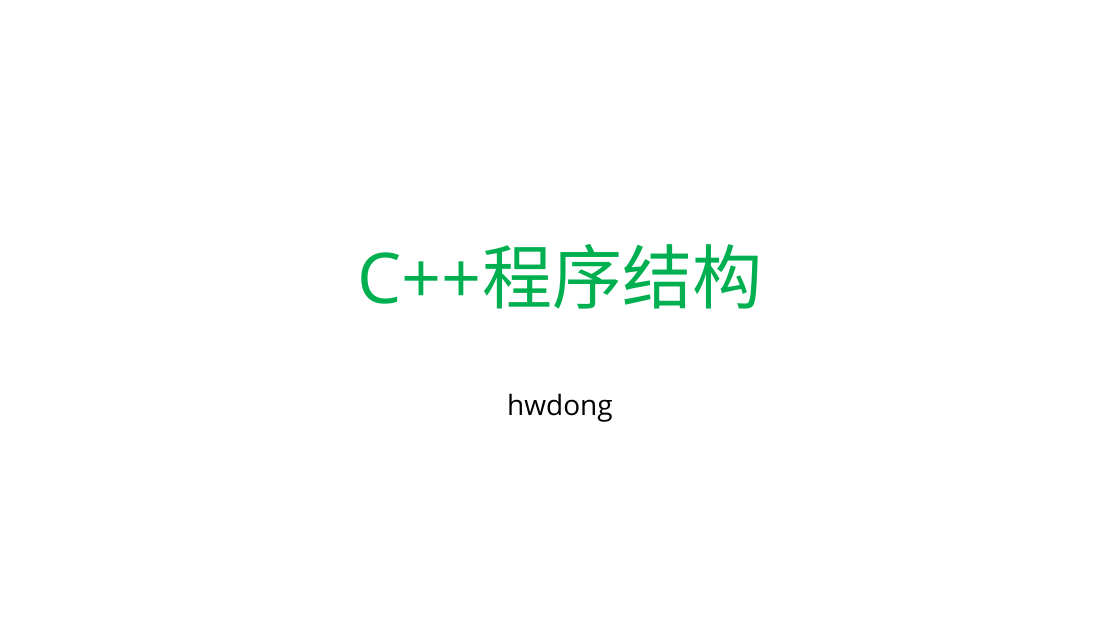
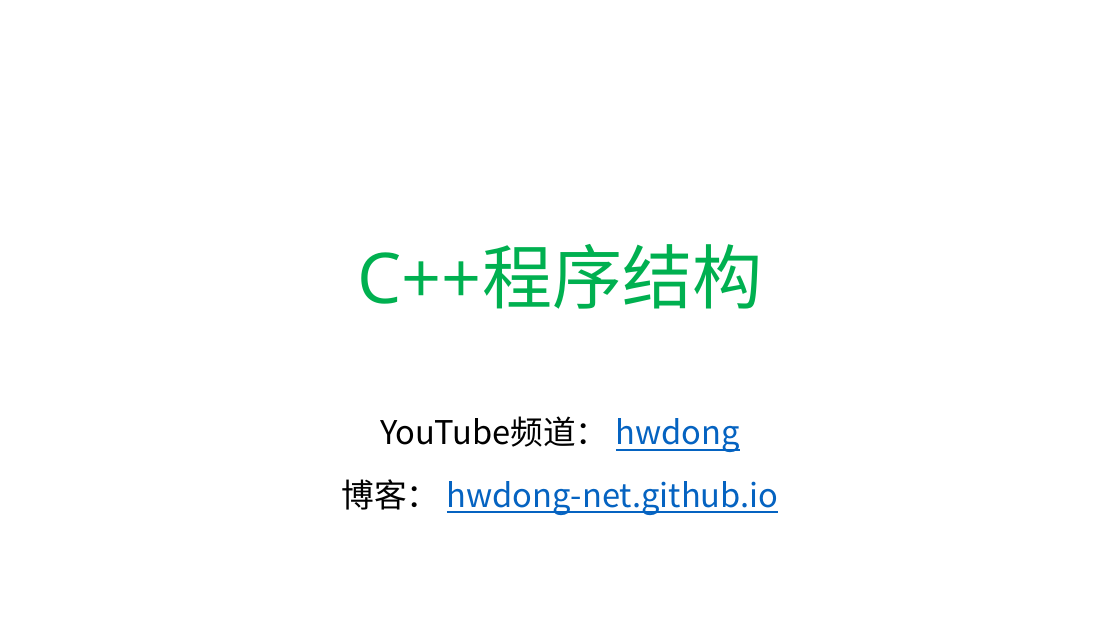
Before and after one commit to hwdong-net/cplusplus17, a slide deck: slide 1 of ppt/1.2 C++程序结构.pptx. Drawn at 1120x630 pixels with LibreOffice and Linux fonts; fonts in the diff are those of the drawing. Boxes give left, top, right and bottom in pixels: in the first picture for what was removed or moved away, otherwise in the second. Text is boxed around its words. In the diff, an @@ line names an element or a change of style, - is before the commit and + after.

```diff
--- a/ppt/1.2 C++程序结构.pptx
+++ b/ppt/1.2 C++程序结构.pptx
@@ subtitle added at box(342, 416, 778, 515), 28 pt, text #0563C1, underline @@
+YouTube频道： hwdong
+博客： hwdong-net.github.io
@@ subtitle removed at box(507, 393, 612, 422) @@
-hwdong
```
Also in this commit, not shown: 6 other slides changed, 2 slides added, 1 slide removed.
